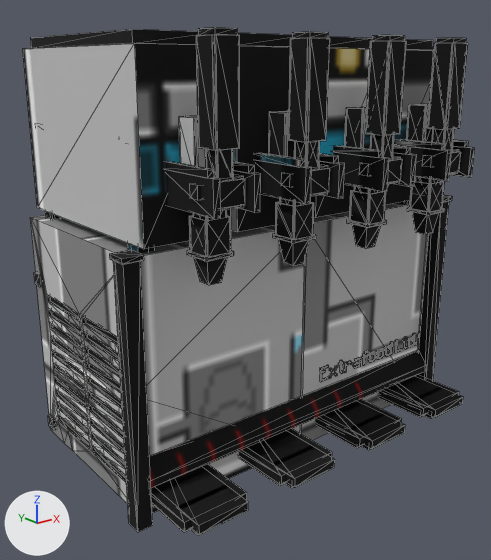
Two versions of the OBJ model src/main/resources/assets/extrafood/models/item/juiceMixer2.obj, one commit apart.
The view is the same before and after, from a 50 mm lens placed at (-0.795, -1.856, 1.097), pointed at (0.382, -0.385, 0.509). The lights are fixed; the arrows at lower left show +X, +Y and +Z. Mesh edges are drawn as thin lines. Where no turn or scale is listed for an object, it has been applied to the vertices.
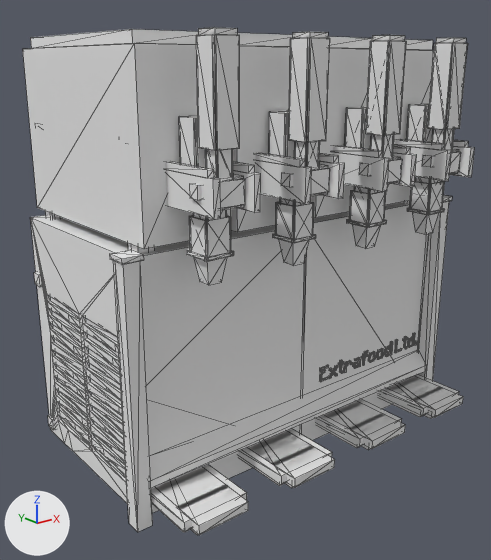
Scene script edits in JSON lines:
```json
{"op": "add", "block": "mat_none_1", "code": ["mat_none_1 = principled_material('none')", "mat_none_1.base_color = (0.8, 0.8, 0.8)  # white #e7e7e7", "mat_none_1.roughness = 1.0"]}
{"block": "me_cube1", "where": "me_cube1.from_pydata(...)  # 2122 vertices, 4128 faces; spans x -0.138..1.018, y -0.776..-0.014, z 0.029..1.17"}
{"op": "remove", "block": "me_cube1", "code": "me_cube1.materials.append(mat_none)  # picture img_juice_mixer"}
{"op": "add", "block": "me_cube1", "code": "me_cube1.materials.append(mat_none_1)  # white #e7e7e7"}
```

Boxes (x1, y1, x2, y2) around the edits, measured in the pictures (491 x 560 px):
```json
{"object": "Cube1", "change": "recoloured", "before": [23, 27, 474, 535], "after": [23, 27, 474, 535]}
```
